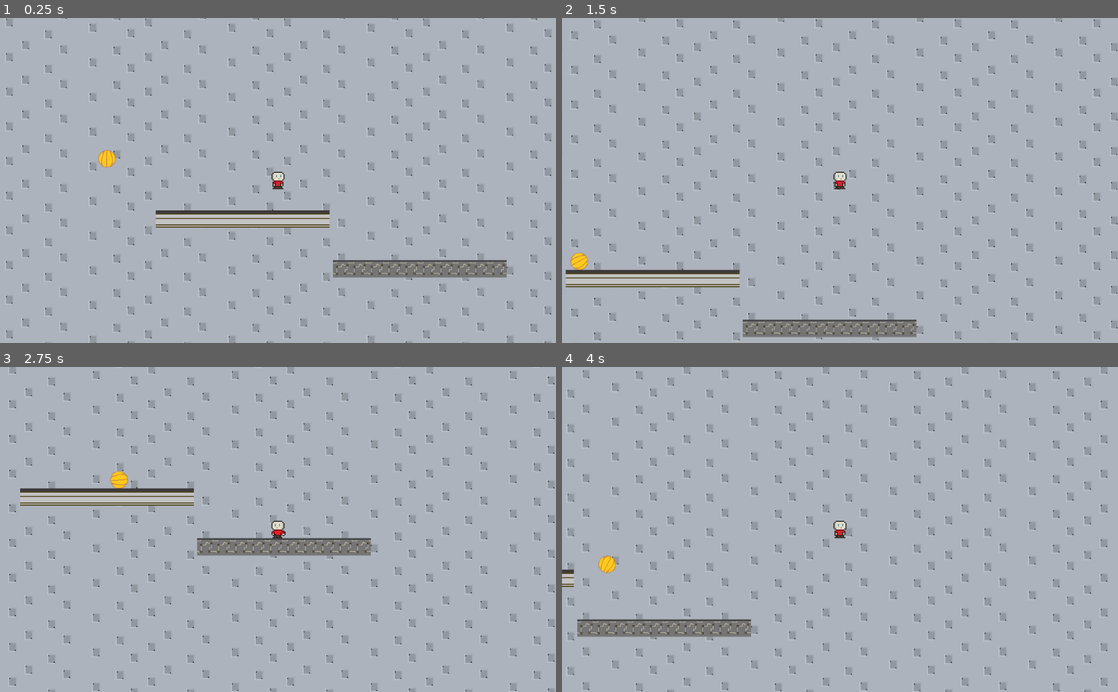
Above: before the commit, frames 1-4 (two rows, left to right).
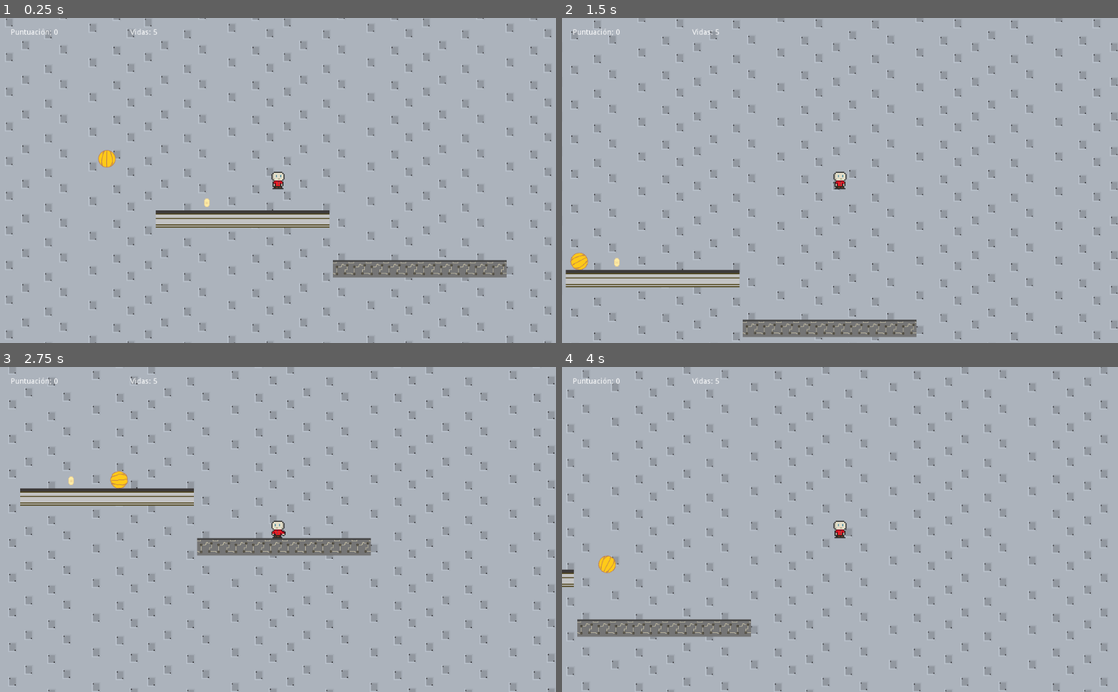
Above: after the commit, the same moments.

Repository: caasalazarsa/ProgramacionAplicada
Game: Godot game, scene res://scenes/main.tscn
The game is run twice, just before and just after one commit, with the same random seed, the same clock (stepped at 60 frames per second) and the same inputs.
Inputs:
- Up to frame 1 (0.25 s): no input
- Up to frame 2 (1.5 s): tap Enter (ui_accept) at 0.5, 0.77 s; hold Right (ui_right) from 0.53 s (still down)
- Up to frame 3 (2.75 s): tap Enter (ui_accept) at 1.52 s; release Right (ui_right) at 2.03 s; hold Left (ui_left) from 2.03 s (still down)
- Up to frame 4 (4 s): release Left (ui_left) at 2.78 s; hold Right (ui_right) from 2.78 s (still down); tap Enter (ui_accept) at 3.02, 3.77 s

The runs differ from the first frame. In frame 1, 0.1% of the frame differs, in the area x 2-38%, y 3-59%; in frame 2, 0.1%; in frame 3, 0.1%, in the area x 2-29%, y 3-37%; in frame 4, less than 0.1%.

Commit message:
add coin and canvas

Diff:
--- a/DEMO_PROJECT/prefabs/another_player.tscn
+++ b/DEMO_PROJECT/prefabs/another_player.tscn
@@ -6,7 +6,7 @@
 [sub_resource type="CapsuleShape2D" id=1]
 height = 12.0
 
-[node name="animated_player" type="KinematicBody2D"]
+[node name="animated_player" type="KinematicBody2D" groups=["player"]]
 script = ExtResource( 1 )
 
 [node name="Camera2D" type="Camera2D" parent="."]
--- /dev/null
+++ b/DEMO_PROJECT/prefabs/coin.tscn
@@ -0,0 +1,31 @@
+[gd_scene load_steps=7 format=2]
+
+[ext_resource path="res://sprites/Coin Sprites/Coin-3.png" type="Texture" id=1]
+[ext_resource path="res://sprites/Coin Sprites/Coin-1.png" type="Texture" id=2]
+[ext_resource path="res://sprites/Coin Sprites/Coin-2.png" type="Texture" id=3]
+[ext_resource path="res://scripts/coin.gd" type="Script" id=4]
+
+[sub_resource type="SpriteFrames" id=1]
+animations = [ {
+"frames": [ ExtResource( 2 ), ExtResource( 3 ), ExtResource( 1 ), ExtResource( 3 ) ],
+"loop": true,
+"name": "spinning",
+"speed": 5.0
+} ]
+
+[sub_resource type="CircleShape2D" id=2]
+radius = 8.0
+
+[node name="coin" type="Area2D"]
+script = ExtResource( 4 )
+
+[node name="AnimatedSprite" type="AnimatedSprite" parent="."]
+frames = SubResource( 1 )
+animation = "spinning"
+frame = 2
+playing = true
+
+[node name="CollisionShape2D" type="CollisionShape2D" parent="."]
+shape = SubResource( 2 )
+
+[connection signal="body_entered" from="." to="." method="_on_coin_body_entered"]
--- a/DEMO_PROJECT/prefabs/player.tscn
+++ b/DEMO_PROJECT/prefabs/player.tscn
@@ -6,7 +6,7 @@
 [sub_resource type="CapsuleShape2D" id=1]
 height = 12.0
 
-[node name="KinematicBody2D" type="KinematicBody2D"]
+[node name="KinematicBody2D" type="KinematicBody2D" groups=["player"]]
 script = ExtResource( 2 )
 
 [node name="CollisionShape2D" type="CollisionShape2D" parent="."]
--- a/DEMO_PROJECT/scenes/main.tscn
+++ b/DEMO_PROJECT/scenes/main.tscn
@@ -1,12 +1,15 @@
-[gd_scene load_steps=6 format=2]
+[gd_scene load_steps=8 format=2]
 
 [ext_resource path="res://prefabs/ball.tscn" type="PackedScene" id=1]
+[ext_resource path="res://prefabs/coin.tscn" type="PackedScene" id=2]
 [ext_resource path="res://prefabs/platform.tscn" type="PackedScene" id=3]
 [ext_resource path="res://prefabs/tiledplatform.tscn" type="PackedScene" id=4]
 [ext_resource path="res://sprites/Industrial Background.png" type="Texture" id=5]
 [ext_resource path="res://prefabs/another_player.tscn" type="PackedScene" id=6]
+[ext_resource path="res://scripts/main.gd" type="Script" id=7]
 
 [node name="main" type="Node2D"]
+script = ExtResource( 7 )
 
 [node name="ball" parent="." instance=ExtResource( 1 )]
 position = Vector2( 385, 72 )
@@ -20,8 +23,29 @@
 [node name="StaticBody2D" parent="." instance=ExtResource( 4 )]
 position = Vector2( 964, 278 )
 
-[node name="Sprite" type="Sprite" parent="."]
+[node name="Background" type="Sprite" parent="."]
 z_index = -1
 texture = ExtResource( 5 )
 region_enabled = true
 region_rect = Rect2( 0, 0, 20000, 20000 )
+
+[node name="coin" parent="." instance=ExtResource( 2 )]
+position = Vector2( 572, 156 )
+
+[node name="CanvasLayer" type="CanvasLayer" parent="."]
+
+[node name="Puntuacion" type="RichTextLabel" parent="CanvasLayer"]
+margin_left = 20.0
+margin_top = 20.0
+margin_right = 220.0
+margin_bottom = 60.0
+text = "Puntuación; 0"
+
+[node name="Vidas" type="RichTextLabel" parent="CanvasLayer"]
+margin_left = 240.0
+margin_top = 20.0
+margin_right = 440.0
+margin_bottom = 60.0
+text = "Vidas: 5"
+
+[connection signal="coin_collected" from="coin" to="." method="_on_coin_coin_collected"]
--- /dev/null
+++ b/DEMO_PROJECT/scripts/coin.gd
@@ -0,0 +1,23 @@
+extends Area2D
+
+signal coin_collected
+# Declare member variables here. Examples:
+# var a = 2
+# var b = "text"
+
+
+# Called when the node enters the scene tree for the first time.
+func _ready():
+	pass # Replace with function body.
+
+
+# Called every frame. 'delta' is the elapsed time since the previous frame.
+#func _process(delta):
+#	pass
+
+
+func _on_coin_body_entered(body):
+	if body.is_in_group("player"):
+		emit_signal("coin_collected")
+		queue_free()
+	pass # Replace with function body.
--- /dev/null
+++ b/DEMO_PROJECT/scripts/main.gd
@@ -0,0 +1,27 @@
+extends Node2D
+
+var score=0
+var scoretext="Puntuación: "
+
+onready var score_label = get_node("CanvasLayer/Puntuacion")
+
+# Declare member variables here. Examples:
+# var a = 2
+# var b = "text"
+
+
+# Called when the node enters the scene tree for the first time.
+func _ready():
+	pass # Replace with function body.
+
+
+# Called every frame. 'delta' is the elapsed time since the previous frame.
+#func _process(delta):
+#	pass
+
+
+func _on_coin_coin_collected():
+	score=score+100
+	score_label.clear()
+	score_label.add_text(scoretext+String(score))
+	pass # Replace with function body.
--- a/DEMO_PROJECT/scripts/player.gd
+++ b/DEMO_PROJECT/scripts/player.gd
@@ -90,7 +90,7 @@
 	# las convenciones para las entradas están en
 	# Proyecto>Configuración del proyecto>Mapa de entrada
 func quieto():
-	print("estoy quieto")
+	#print("estoy quieto")
 	velocity.x=0
 	if(Input.is_action_pressed("ui_left") or Input.is_action_pressed("ui_right")):
 		state=2
@@ -116,10 +116,12 @@
 
 	if(Input.is_action_pressed("ui_right")):
 		#$Sprite.flip_h=false
-		print("camino hacia la derecha")
+		#print("camino hacia la derecha")
+		pass
 	if(Input.is_action_pressed("ui_left")):
 		#$Sprite.flip_h=true
-		print("camino hacia la izquierda")
+		#print("camino hacia la izquierda")
+		pass
 
 	if(!Input.is_action_pressed("ui_left") and !Input.is_action_pressed("ui_right")):
 		state=1
@@ -144,10 +146,12 @@
 	moverse(run_velocity)
 	if(Input.is_action_pressed("ui_right")):
 		#$Sprite.flip_h=false
-		print("corro hacia la derecha")
+		#print("corro hacia la derecha")
+		pass
 	if(Input.is_action_pressed("ui_left")):
 		#$Sprite.flip_h=true
-		print("corro hacia la izquierda")
+		#print("corro hacia la izquierda")
+		pass
 	if(!Input.is_action_pressed("ui_left") and !Input.is_action_pressed("ui_right")):
 		state=1
 	if !Input.is_action_pressed("ui_cancel"):
@@ -170,7 +174,7 @@
 
 func salto():
 	moverse(jump_velocity)
-	print("estoy en el aire")
+	#print("estoy en el aire")
 	if(is_on_floor()):
 		state=1
 	pass
Binary file added: DEMO_PROJECT/sprites/Coin Sprites/Coin-1.png
Not shown, added: DEMO_PROJECT/sprites/Coin Sprites/Coin-1.png.import
Binary file added: DEMO_PROJECT/sprites/Coin Sprites/Coin-2.png
Not shown, added: DEMO_PROJECT/sprites/Coin Sprites/Coin-2.png.import
Binary file added: DEMO_PROJECT/sprites/Coin Sprites/Coin-3.png
Not shown, added: DEMO_PROJECT/sprites/Coin Sprites/Coin-3.png.import
